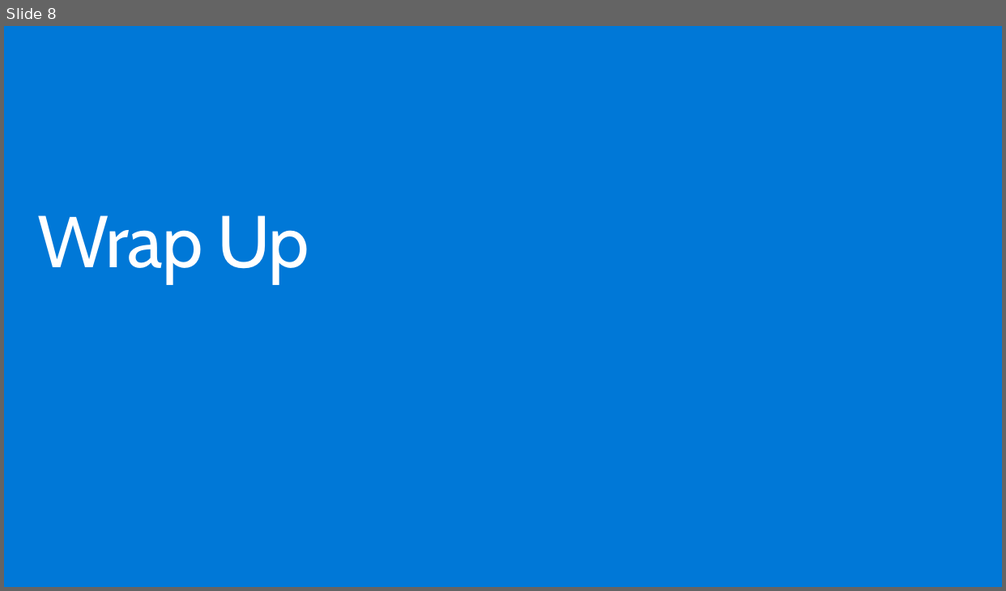
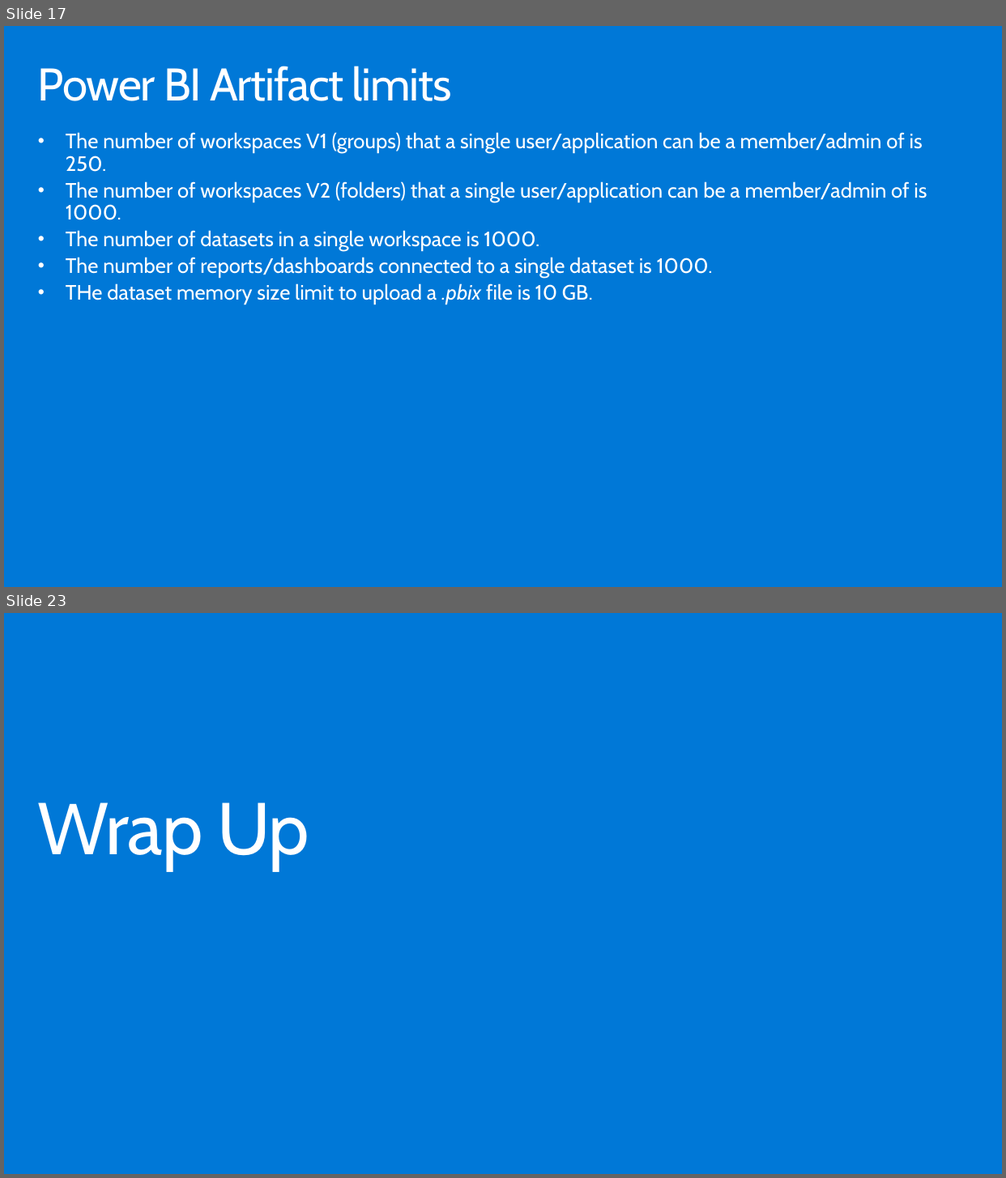
Before and after one commit to hnc198/AzurePowerBI, a slide deck: 4. Hands-on Modules/Architectural Designs/1. Architectural Designs.pptx. Shown one above the other, each under a label of ours: slide 8 before the commit, slides 17 and 23 after it; the slides between them are not shown. The pictures are 1006x591 and 1006x1178 pixels, drawn with LibreOffice and Linux fonts; fonts in the diff are those of the drawing. Boxes give left, top, right and bottom in pixels: in the first picture for what was removed or moved away, otherwise in the second. Text is boxed around its words. In the diff, an @@ line names an element or a change of style, - is before the commit and + after.

```diff
--- a/4. Hands-on Modules/Architectural Designs/1. Architectural Designs.pptx
+++ b/4. Hands-on Modules/Architectural Designs/1. Architectural Designs.pptx
@@ slide 17 added at (4, 26, 1002, 587), background #0078D7 @@
@@ title added at (38, 66, 452, 101), 44 pt, text #FFFFFF @@
+Power BI Artifact limits
@@ text added at (66, 132, 927, 305), 20 pt, text #FFFFFF @@
+• The number of workspaces V1 (groups) that a single user/application can be a member/admin of is 250.
+• The number of workspaces V2 (folders) that a single user/application can be a member/admin of is 1000.
+• The number of datasets in a single workspace is 1000.
+• The number of reports/dashboards connected to a single dataset is 1000.
+• THe dataset memory size limit to upload a .pbix file is 10 GB.
@@ what was slide 8 is now slide 23 @@
```
Also in this commit, not shown: 4 slides changed, 14 other slides added, 4 other files.
